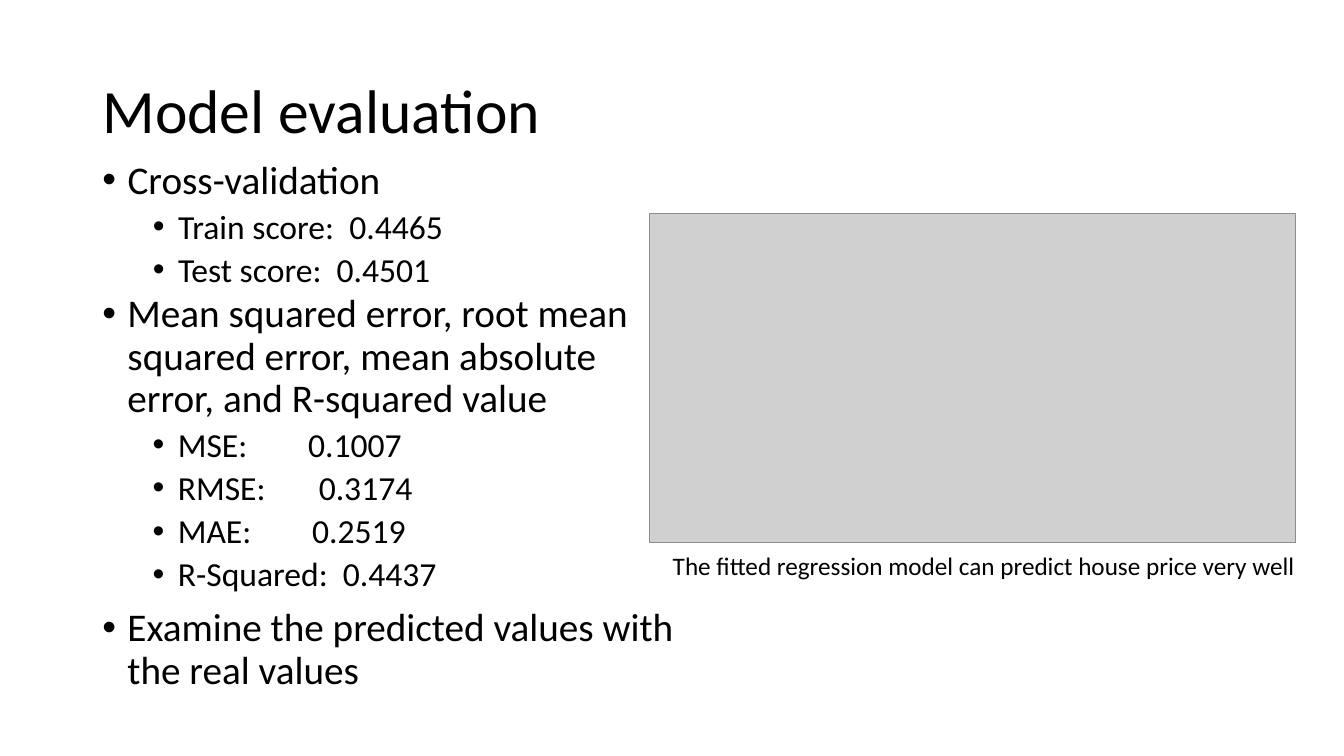
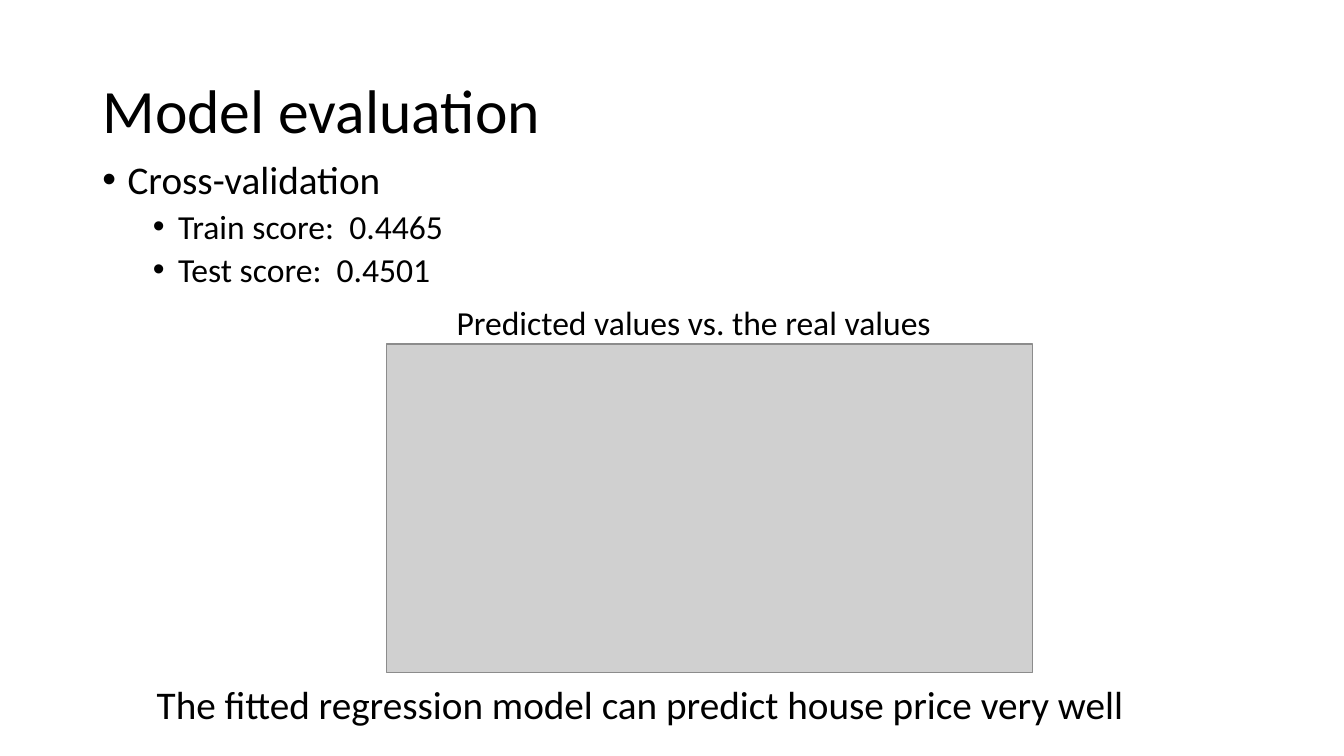
Before and after one commit to learn-co-curriculum/dsc-phase-2-project, a slide deck: slide 7 of Presentation_project2.pptx (slide 11 before the commit). Drawn at 1344x756 pixels with LibreOffice and Linux fonts; fonts in the diff are those of the drawing; grey boxes stand for pictures. Boxes give left, top, right and bottom in pixels: in the first picture for what was removed or moved away, otherwise in the second. Text is boxed around its words. In the diff, an @@ line names an element or a change of style, - is before the commit and + after.

```diff
--- a/Presentation_project2.pptx
+++ b/Presentation_project2.pptx
@@ text at bbox=[457, 311, 931, 344]: text changed; size 28 to 24 pt @@
-• Mean squared error, root mean squared error, mean absolute error, and R-squared value
-  • MSE: 0.1007
-  • RMSE: 0.3174
-  • MAE: 0.2519
-  • R-Squared: 0.4437
-• Examine the predicted values with the real values
+Predicted values vs. the real values
@@ picture: place and size @@
-picture at bbox=[649, 214, 1296, 542]
+picture at bbox=[386, 344, 1032, 673]
@@ text "The fitted regression model can ...": place and size @@
-text "The fitted regression model can ..." at bbox=[673, 557, 1294, 580]
+text "The fitted regression model can ..." at bbox=[157, 691, 1123, 726]
@@ text "The fitted regression model can ..." at bbox=[157, 691, 1123, 726]: size 18 to 28 pt @@
```
Also in this commit, not shown: 2 other slides changed, 4 slides removed, 1 other file.
